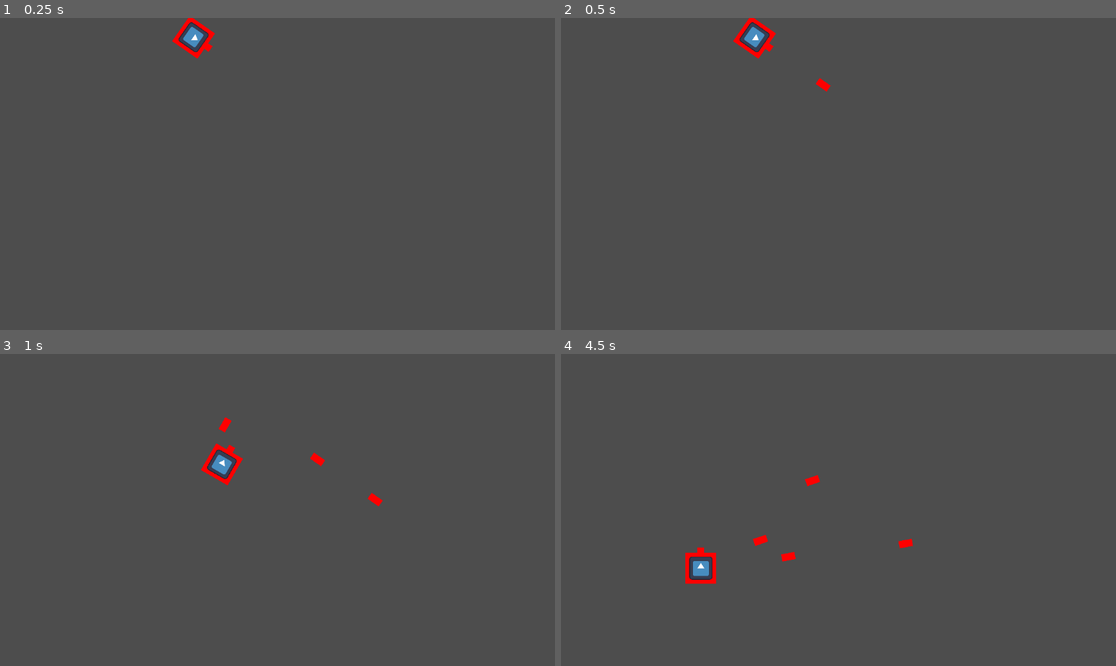
Above: before the commit, frames 1-4 (two rows, left to right).
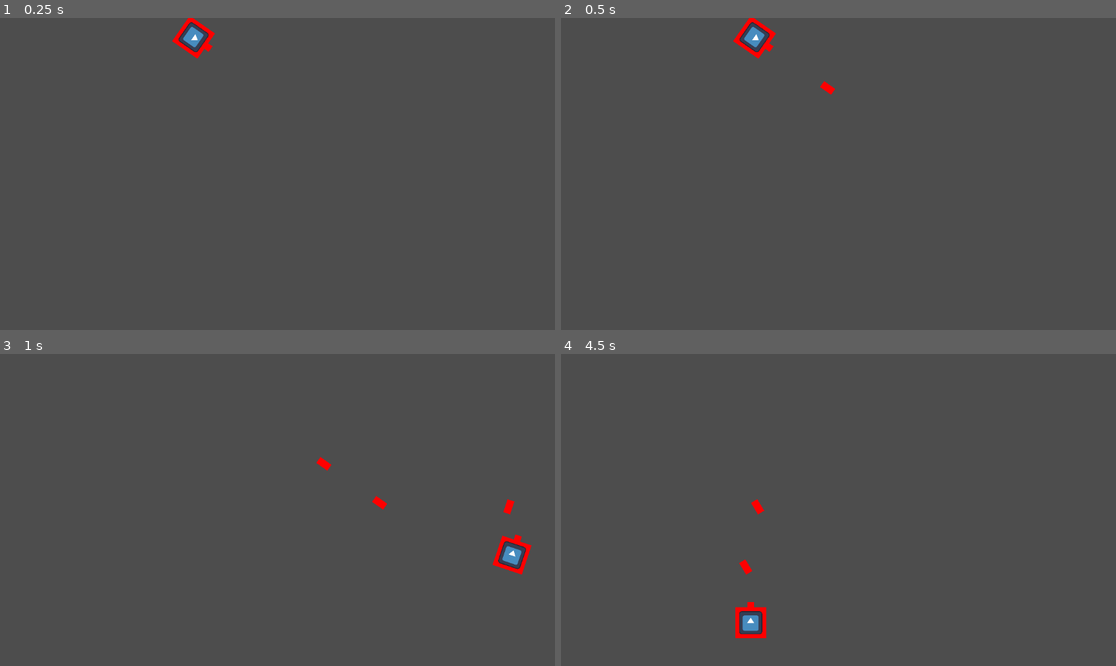
Above: after the commit, the same moments.

Repository: lukemcneil/godot-shooter-game
Game: Godot game, scene res://main.tscn
Same seed, same stepped clock (60 frames per second), same inputs: the game is played once before the commit and once after it. The engine's default icon, where the game draws it, is replaced by a stand-in: a white triangle on a blue panel in a dark square.
Inputs:
- Up to frame 1 (0.25 s): no input
- Up to frame 2 (0.5 s): no input
- Up to frame 3 (1 s): tap Enter (join) at 0.5, 0.6 s; hold D (move_right) from 0.53 s (still down)
- Up to frame 4 (4.5 s): release D (move_right) at 1.28 s; hold S (move_down) 1.28-2.03 s; tap Enter (join) at 1.35, 2.3, 3.05, 3.8 s; hold D (move_right) 2.03-2.78 s; tap Down (look_down) at 2.1 s; hold W (move_up) 2.78-3.53 s; tap Left (look_left) at 2.85 s; hold A (move_left) from 3.53 s (still down); tap Right (look_right) at 3.6 s; tap Up (look_up) at 4.35 s

Frame 1 is identical in both runs. In frame 2, less than 0.1% of the frame differs, in the area x 45-50%, y 19-25%; in frame 3, 1.2%; in frame 4, 1.3%, in the area x 22-64%, y 38-92%.

Commit message:
players die

Diff:
--- a/bullet.gd
+++ b/bullet.gd
@@ -1,13 +1,15 @@
 extends RigidBody2D
 
 @export var speed = 500
+var player: int
 
-func init(start_position: Vector2, start_rotation: float, color: Color):
+func init(start_position: Vector2, start_rotation: float, color: Color, player_number: int):
 	position = start_position
 	rotation = start_rotation
 	var velocity = Vector2(speed, 0.0)
 	linear_velocity = velocity.rotated(rotation)
 	$ColorRect.color = color
+	player = player_number
 
 func _on_visible_on_screen_notifier_2d_screen_exited():
 	queue_free()
--- a/bullet.tscn
+++ b/bullet.tscn
@@ -9,7 +9,7 @@
 [sub_resource type="RectangleShape2D" id="RectangleShape2D_02n0s"]
 size = Vector2(16, 28)
 
-[node name="Bullet" type="RigidBody2D"]
+[node name="Bullet" type="RigidBody2D" groups=["bullets"]]
 physics_material_override = SubResource("PhysicsMaterial_oouwr")
 gravity_scale = 0.0
 script = ExtResource("1_utgbp")
--- a/main.gd
+++ b/main.gd
@@ -11,14 +11,14 @@
 func _process(_delta):
 	PlayerManager.handle_join_input()
 
-func spawn_player(player: int):
+func spawn_player(player: int, device: int):
 	# create the player node
 	var player_scene = load("res://player.tscn")
 	var player_node = player_scene.instantiate()
 	player_nodes[player] = player_node
 
 	# let the player know which device controls it
-	player_node.init(player)
+	player_node.init(player, device)
 
 	# add the player to the tree
 	add_child(player_node)
--- a/player.gd
+++ b/player.gd
@@ -1,14 +1,17 @@
-extends CharacterBody2D
+extends Area2D
 
 @export var speed = 400
 @export var bullet_scene: PackedScene
 @export var shoot_delay = 0.1
+@export var starting_health = 3
 var color
 var screen_size
+var health
 
 signal leave
 
 var player: int
+var device_num: int
 var input
 
 const colors = [
@@ -23,8 +26,9 @@
 ]
 
 # call this function when spawning this player to set up the input object based on the device
-func init(player_num: int):
+func init(player_num: int, device_num: int):
 	player = player_num
+	self.device_num = device_num
 	var device = PlayerManager.get_player_device(player)
 	input = DeviceInput.new(device)
 
@@ -33,11 +37,12 @@
 	$ShootTimer.wait_time = shoot_delay
 	$ShootTimer.start()
 	rotation = randf() * 2 * PI
-	color = colors[player]
+	color = colors[device_num+1]
 	$Body.color = color
 	$Gun.color = color
+	health = starting_health
 
-func _physics_process(delta):
+func _process(delta):
 	var move = input.get_vector("move_left", "move_right", "move_up", "move_down")
 	position += move * delta * speed
 	position = position.clamp(Vector2.ZERO, screen_size)
@@ -58,5 +63,14 @@
 
 func _on_shoot_timer_timeout():
 	var bullet = bullet_scene.instantiate()
-	bullet.init($BulletSpawnMarker.global_position, rotation, color)
+	bullet.init($BulletSpawnMarker.global_position, rotation, color, player)
 	get_parent().add_child(bullet)
+
+func _on_body_entered(body):
+	if body.is_in_group("bullets"):
+		body.queue_free()
+		health -= 1
+		if health == 0:
+			PlayerManager.leave(player)
+	else:
+		print("here")
--- a/player.tscn
+++ b/player.tscn
@@ -7,7 +7,7 @@
 [sub_resource type="RectangleShape2D" id="RectangleShape2D_5rjjo"]
 size = Vector2(64, 64)
 
-[node name="Player" type="CharacterBody2D"]
+[node name="Player" type="Area2D"]
 script = ExtResource("1_p6cnv")
 bullet_scene = ExtResource("2_jmf6l")
 shoot_delay = 0.25
@@ -18,7 +18,7 @@
 [node name="ShootTimer" type="Timer" parent="."]
 
 [node name="BulletSpawnMarker" type="Marker2D" parent="."]
-position = Vector2(40, 0)
+position = Vector2(56, 0)
 
 [node name="Body" type="ColorRect" parent="."]
 offset_left = -32.0
@@ -38,4 +38,5 @@
 scale = Vector2(0.375, 0.375)
 texture = ExtResource("3_aehm0")
 
+[connection signal="body_entered" from="." to="." method="_on_body_entered"]
 [connection signal="timeout" from="ShootTimer" to="." method="_on_shoot_timer_timeout"]
--- a/player_manager.gd
+++ b/player_manager.gd
@@ -24,7 +24,7 @@
 			"team":0,
 			"car":"muscle",
 		}
-		player_joined.emit(player)
+		player_joined.emit(player, device)
 
 func leave(player: int):
 	if player_data.has(player):
